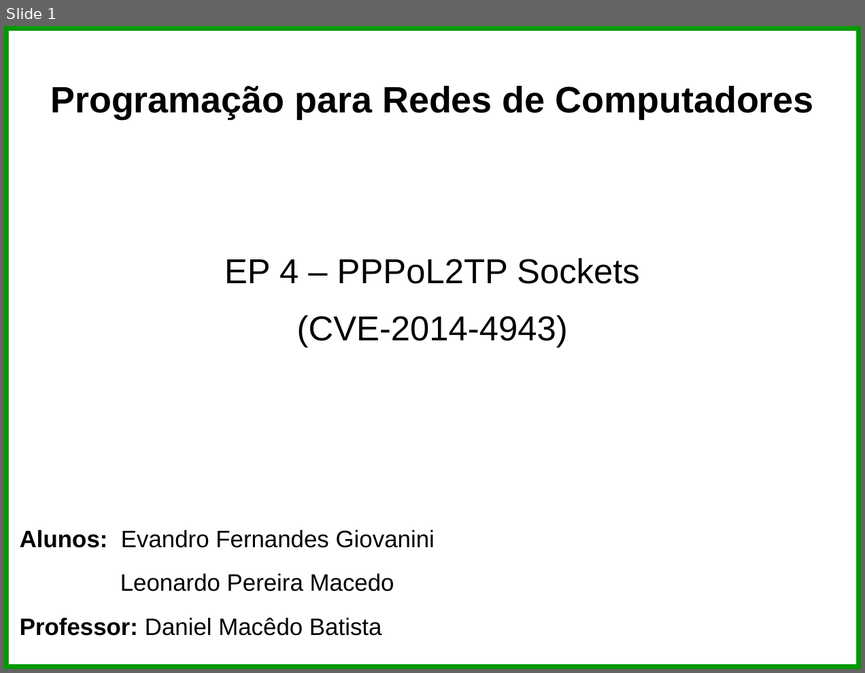
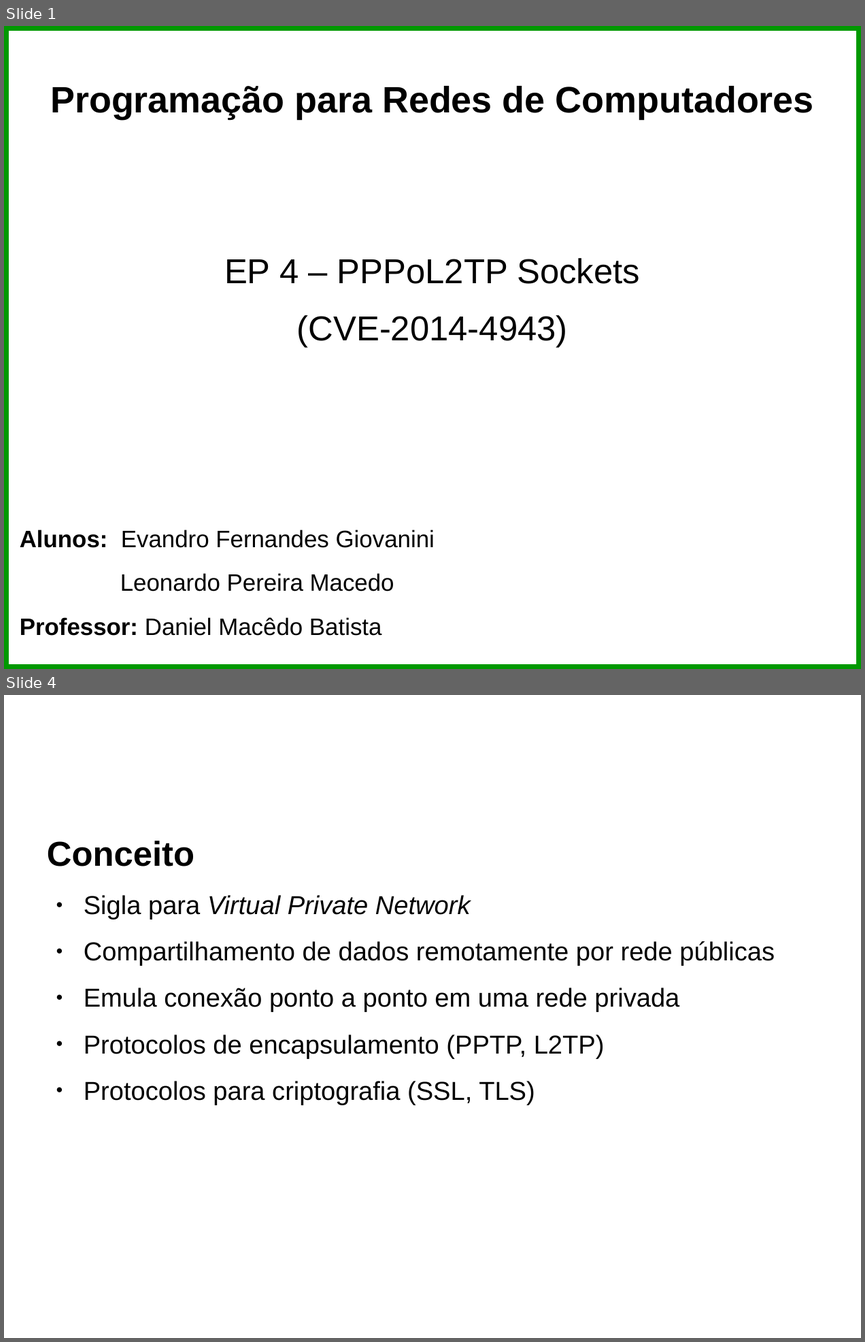
Before and after one commit to redes-2015/l2tp-socket-bug, a slide deck: slides/slides.odp. Shown one above the other, each under a label of ours: slide 1 before the commit, slides 1 and 4 after it; the slides between them are not shown. The pictures are 865x673 and 865x1342 pixels, drawn with LibreOffice and Linux fonts; fonts in the diff are those of the drawing; background and template pictures are left out. Boxes give left, top, right and bottom in pixels: in the first picture for what was removed or moved away, otherwise in the second. Text is boxed around its words. In the diff, an @@ line names an element or a change of style, - is before the commit and + after.

```diff
--- a/slides/slides.odp
+++ b/slides/slides.odp
@@ slide 4 added at bbox=[4, 695, 861, 1338], background picture (left out) @@
@@ title added at bbox=[47, 713, 818, 787], 44 pt, text #FFFFFF, bold @@
+VPN
@@ text added at bbox=[47, 841, 774, 1105], 24 pt, text #000000 @@
+Conceito
+● Sigla para Virtual Private Network
+● Compartilhamento de dados remotamente por rede públicas
+● Emula conexão ponto a ponto em uma rede privada
+● Protocolos de encapsulamento (PPTP, L2TP)
+● Protocolos para criptografia (SSL, TLS)
```
Also in this commit, not shown: 7 other slides added, 1 slide removed, 1 other file.
